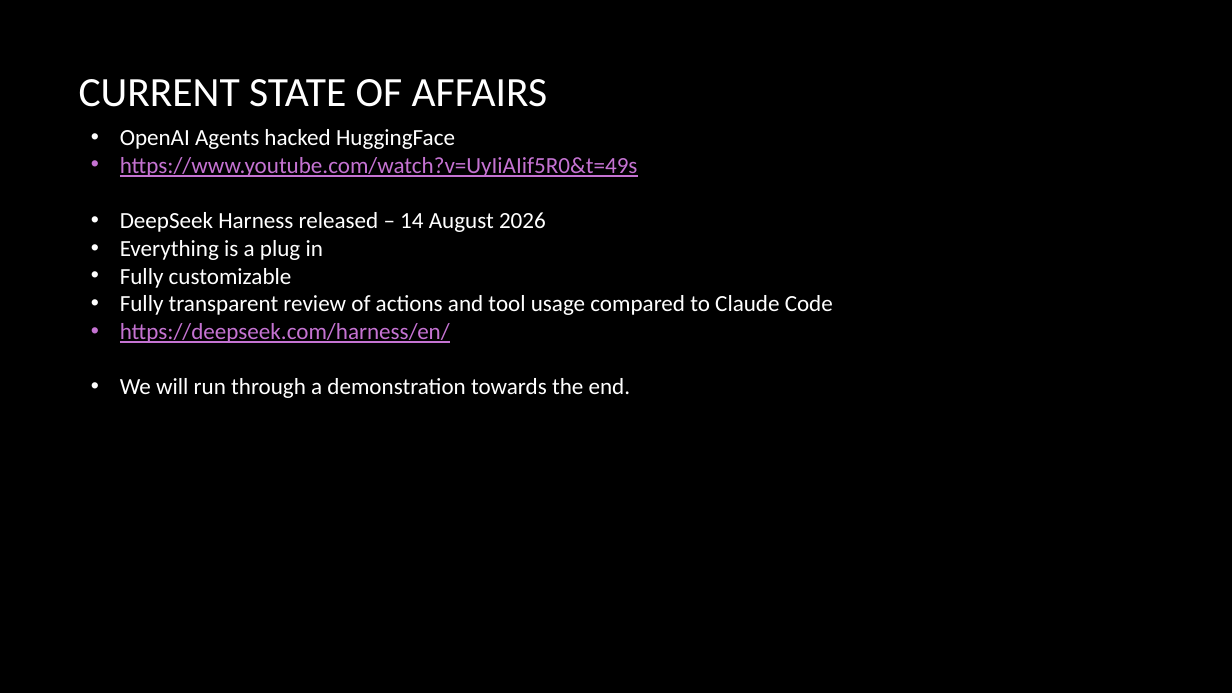
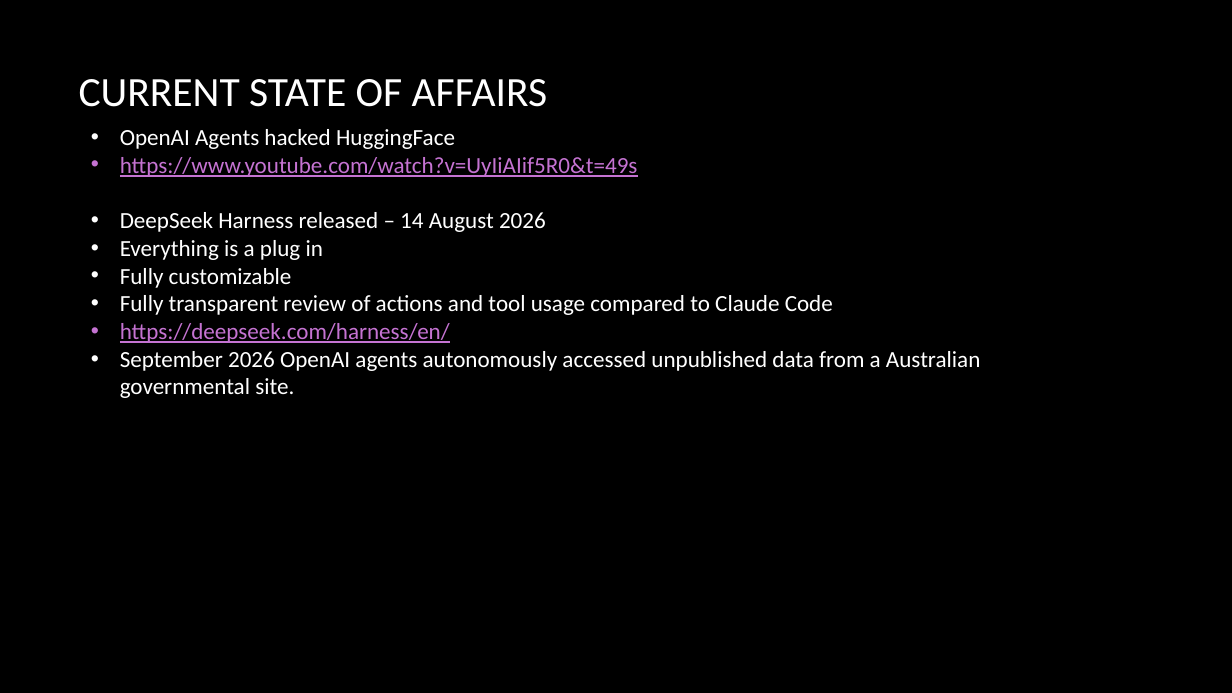
Before and after one commit to davejeon/dsr_agentic_ai, a slide deck: slide 13 of Agentic AI.pptx (slide 12 before the commit). Drawn at 1232x693 pixels with LibreOffice and Linux fonts; fonts in the diff are those of the drawing; background and template pictures are left out. Boxes give left, top, right and bottom in pixels: in the first picture for what was removed or moved away, otherwise in the second. Text is boxed around its words. In the diff, an @@ line names an element or a change of style, - is before the commit and + after.

```diff
--- a/Agentic AI.pptx
+++ b/Agentic AI.pptx
@@ text at (120, 351, 980, 398): text changed @@
-• We will run through a demonstration towards the end.
+• September 2026 OpenAI agents autonomously accessed unpublished data from a Australian governmental site.
```
Also in this commit, not shown: 2 other slides changed, 7 slides added, 6 other files.
